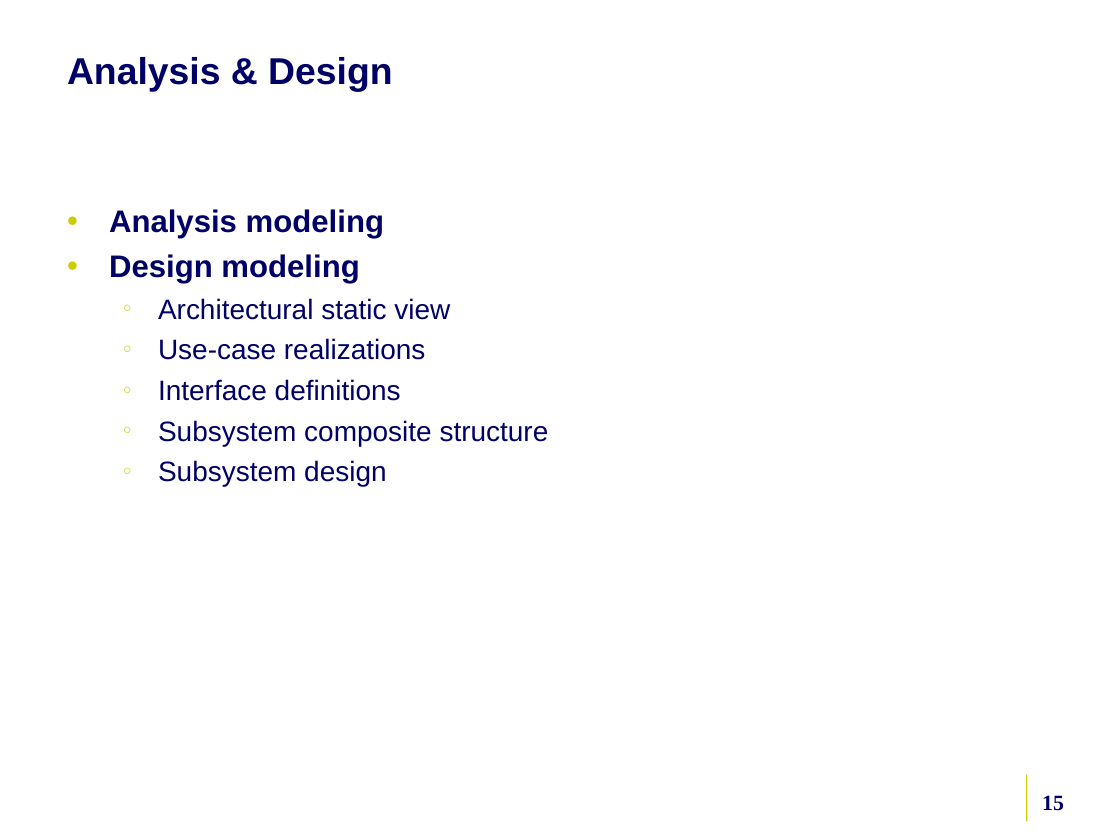
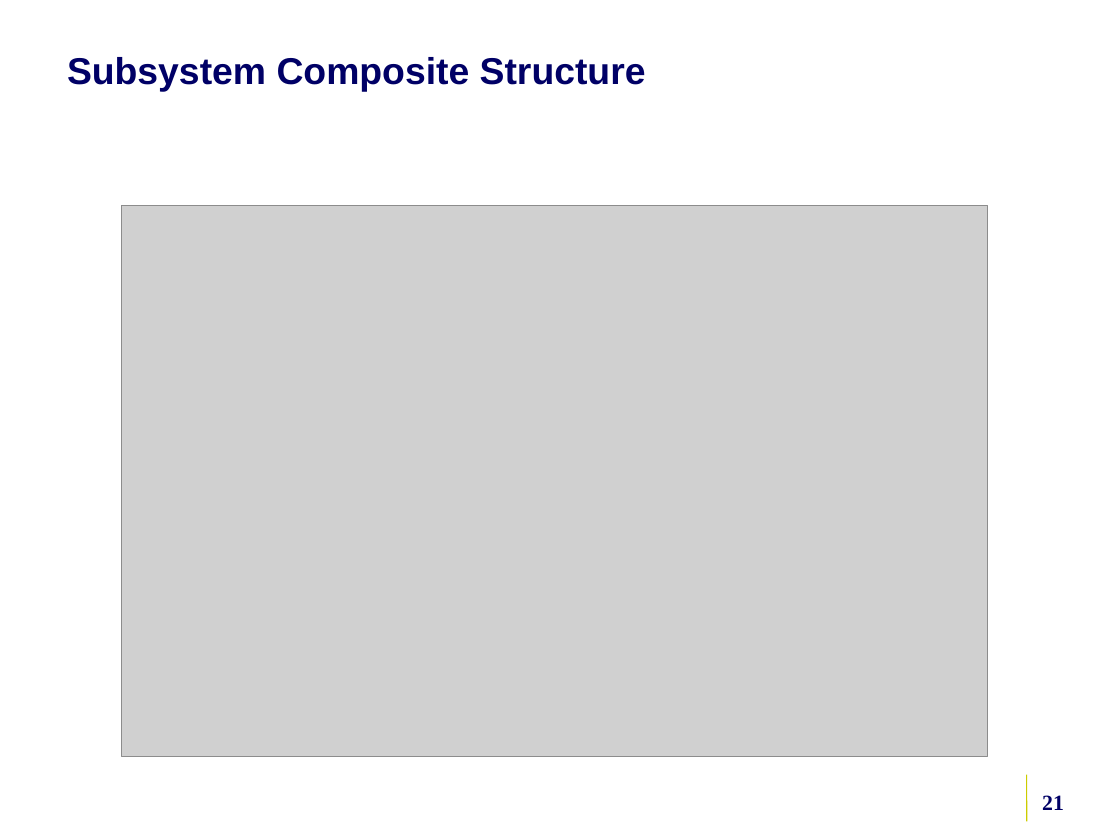
Before and after one commit to NCIP/caarray-docs, a slide deck: slide 21 of environment/references/5am_ncicb_development_process.ppt (slide 15 before the commit). Drawn at 1120x840 pixels with LibreOffice and Linux fonts; fonts in the diff are those of the drawing; grey boxes stand for pictures; background and template pictures are left out. Boxes give left, top, right and bottom in pixels: in the first picture for what was removed or moved away, otherwise in the second. Text is boxed around its words. In the diff, an @@ line names an element or a change of style, - is before the commit and + after.

```diff
--- a/environment/references/5am_ncicb_development_process.ppt
+++ b/environment/references/5am_ncicb_development_process.ppt
@@ title at (67, 57, 646, 92): text changed @@
-Analysis & Design
+Subsystem Composite Structure
@@ text removed at (109, 209, 549, 486) @@
-• Analysis modeling
-• Design modeling
-  ○ Architectural static view
-  ○ Use-case realizations
-  ○ Interface definitions
-  ○ Subsystem composite structure
-  ○ Subsystem design
@@ picture added at (121, 205, 988, 756) @@
@@ page number at (1042, 795, 1064, 810): text changed @@
-15
+21
```
Also in this commit, not shown: 9 other slides changed, 9 slides added, 7 slides removed.
